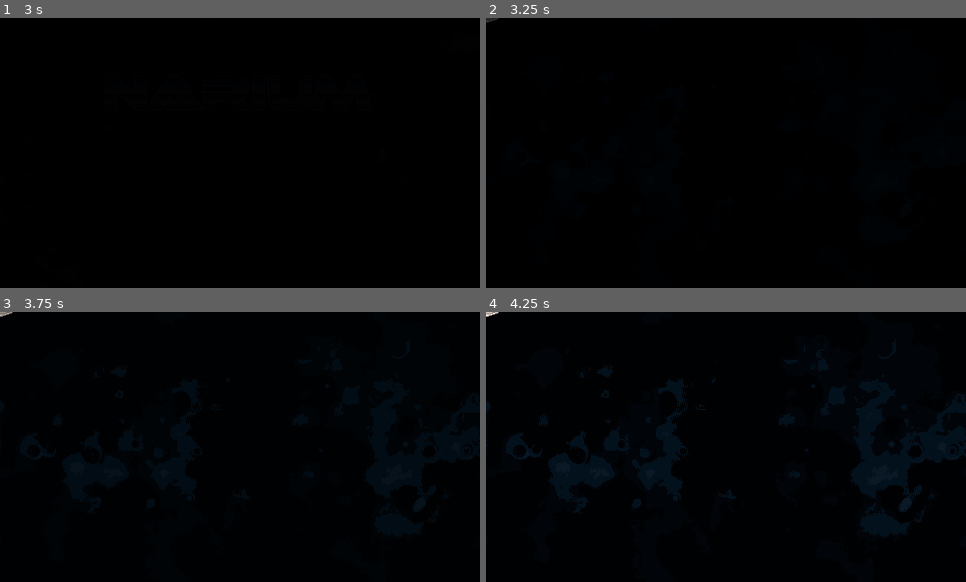
Above: before the commit, frames 1-4 (two rows, left to right).
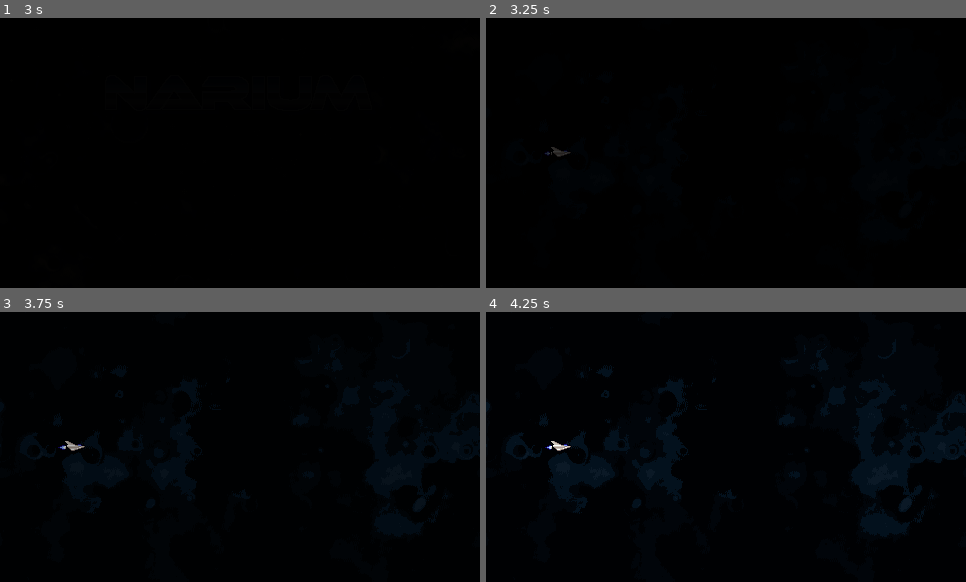
Above: after the commit, the same moments.

Repository: aroldanju/narium
Game: Godot game, scene res://scenes/MainMenu.tscn
The game is run twice, just before and just after one commit, with the same random seed, the same clock (stepped at 60 frames per second) and the same inputs.
Inputs:
- Up to frame 1 (3 s): tap Enter at 1.25 s; tap Space at 2 s
- Up to frame 2 (3.25 s): no input
- Up to frame 3 (3.75 s): no input
- Up to frame 4 (4.25 s): no input

Frame 1 is identical in both runs. In frame 2, 0.1% of the frame differs, in the area x 0-18%, y 0-52%; in frame 3, 0.1%; in frame 4, 0.1%.

Commit message:
Bullet scheme. Shooting

Diff:
--- a/scenes/Bullet.tscn
+++ /dev/null
@@ -1,45 +0,0 @@
-[gd_scene load_steps=4 format=2]
-
-[ext_resource path="res://assets/images/bullet_fire.png" type="Texture" id=1]
-
-[sub_resource type="GDScript" id=2]
-script/source = "extends KinematicBody2D
-
-export(float) var speed = 300.0
-
-var _bulletOwner = null
-var _velocity = Vector2(1.0, 0)
-
-func _ready():
-	pass
-
-func _process(delta):
-	self._velocity = move_and_slide(self._velocity.normalized() * self.speed)
-
-func create(entity):
-	self._bulletOwner = entity
-	self.position = entity.position
-
-func _on_VisibilityNotifier2D_screen_exited():
-	queue_free()
-"
-
-[sub_resource type="CapsuleShape2D" id=1]
-radius = 2.0
-height = 4.0
-
-[node name="Bullet" type="KinematicBody2D"]
-script = SubResource( 2 )
-
-[node name="CollisionShape2D" type="CollisionShape2D" parent="."]
-rotation = 1.5708
-shape = SubResource( 1 )
-
-[node name="Sprite" type="Sprite" parent="."]
-texture = ExtResource( 1 )
-
-[node name="VisibilityNotifier2D" type="VisibilityNotifier2D" parent="."]
-scale = Vector2( 24, 13.6 )
-rect = Rect2( 0, 0, 20, 20 )
-
-[connection signal="screen_exited" from="VisibilityNotifier2D" to="." method="_on_VisibilityNotifier2D_screen_exited"]
--- a/scenes/Game.tscn
+++ b/scenes/Game.tscn
@@ -10,14 +10,12 @@
 
 onready var transition := $CanvasLayer/Control/Transition
 onready var player := $Player
-onready var playerAnimation := $Player/Sprite/AnimationPlayer
 onready var labelLevel := $CanvasLayer/Control/LabelLevel
 onready var labelLevelAnimation := $CanvasLayer/Control/LabelLevel/AnimationPlayer
-onready var visibilityNotifier := $VisibilityNotifier2D
 
 func _ready():
+	self.player.position = Vector2(72, 134)
 	self.transition.fade_in()
-	self.playerAnimation.play(\"default\")
 
 func _on_Transition_on_fade_out_finish():
 	pass
@@ -62,6 +60,7 @@
 texture = ExtResource( 2 )
 
 [node name="Player" parent="." instance=ExtResource( 3 )]
+position = Vector2( 96, 135 )
 
 [node name="CanvasLayer" type="CanvasLayer" parent="."]
 
--- a/scenes/Player.tscn
+++ b/scenes/Player.tscn
@@ -5,14 +5,17 @@
 [sub_resource type="GDScript" id=4]
 script/source = "extends KinematicBody2D
 
-var Bullet = preload(\"res://scenes/Bullet.tscn\")
+var RielgunBullet = preload(\"res://scenes/bullets/Bullet.tscn\")
 
-export(float) var speed = 300.0
+onready var animation := $Sprite/AnimationPlayer
+
+export(float) var speed = 200.0
 
 var _velocity = Vector2()
+var _lastShot = 0
 
 func _ready():
-	pass # Replace with function body.
+	self.animation.play(\"default\")
 
 func _read_input():
 	self._velocity = Vector2()
@@ -25,16 +28,19 @@
 		self._velocity.y += -1
 	if Input.is_action_pressed(\"down\"):
 		self._velocity.y += 1
-	if Input.is_action_just_pressed(\"fire\"):
-		var bullet = Bullet.instance()
-		bullet.create(self)
-		get_parent().add_child(bullet)
+	if Input.is_action_pressed(\"fire\"):
+		var bullet = RielgunBullet.instance()
+		if bullet.can_fire(self._lastShot):
+			bullet.create(self)
+			get_parent().add_child(bullet)
+			self._lastShot = OS.get_ticks_msec()
 
 	self._velocity = self._velocity.normalized() * self.speed
 
 func _physics_process(delta):
 	_read_input()
-	self._velocity = move_and_slide(self._velocity)
+	if self._velocity.x != 0 or self._velocity.y != 0:
+		self._velocity = move_and_slide(self._velocity)
 "
 
 [sub_resource type="Animation" id=3]
--- /dev/null
+++ b/scenes/bullets/Bullet.tscn
@@ -0,0 +1,45 @@
+[gd_scene load_steps=3 format=2]
+
+[ext_resource path="res://scenes/bullets/RielgunBullet.tscn" type="PackedScene" id=1]
+
+[sub_resource type="GDScript" id=2]
+script/source = "extends Node2D
+
+enum BulletType {
+	BULLET_RIELGUN
+}
+
+export(BulletType) var type = BulletType.BULLET_RIELGUN
+
+var bulletOwner = null
+var velocity = Vector2(1.0, 0)
+
+func _ready():
+	pass
+
+func create(entity):
+	self.bulletOwner = entity
+	self.position = Vector2(entity.position.x + 10, entity.position.y + 2)
+
+func get_sprite():
+	_get_bullet_node().get_node(\"Sprite\")
+
+func get_collision():
+	_get_bullet_node().get_node(\"CollisionShape2D\")
+
+func _get_bullet_node():
+	match self.type:
+		BulletType.BULLET_RIELGUN:
+			return get_node_or_null(\"RielgunBullet\")
+
+func can_fire(lastShoot):
+	return OS.get_ticks_msec() - lastShoot >= _get_bullet_node().rateOfFire
+
+"
+
+[node name="Bullet" type="Node2D"]
+script = SubResource( 2 )
+
+[node name="RielgunBullet" parent="." instance=ExtResource( 1 )]
+velocity = Vector2( 1, 0 )
+rateOfFire = 250.0
--- /dev/null
+++ b/scenes/bullets/BulletStats.gd
@@ -0,0 +1,23 @@
+extends Area2D
+
+export(float) var speed = 300.0
+export(Vector2) var velocity = Vector2(0, 0)
+export(float) var rateOfFire = 50.0
+
+func _ready():
+	pass
+
+func _process(delta):
+	self.position += self.velocity.normalized() * self.speed * delta
+
+	if self.position.x >= get_viewport().size.x:
+		_free_bullet()
+	elif self.position.x < 0:
+		_free_bullet()
+	elif self.position.y < 0:
+		_free_bullet()
+	elif self.position.y >= get_viewport().size.y:
+		_free_bullet()
+
+func _free_bullet():
+	get_parent().queue_free()
--- /dev/null
+++ b/scenes/bullets/RielgunBullet.tscn
@@ -0,0 +1,18 @@
+[gd_scene load_steps=4 format=2]
+
+[ext_resource path="res://Assets/Images/bullet_fire.png" type="Texture" id=1]
+[ext_resource path="res://scenes/bullets/BulletStats.gd" type="Script" id=2]
+
+[sub_resource type="CapsuleShape2D" id=1]
+radius = 2.0
+height = 4.0
+
+[node name="RielgunBullet" type="Area2D"]
+script = ExtResource( 2 )
+
+[node name="Sprite" type="Sprite" parent="."]
+texture = ExtResource( 1 )
+
+[node name="CollisionShape2D" type="CollisionShape2D" parent="."]
+rotation = 1.5708
+shape = SubResource( 1 )
Not shown, changed: assets/images/background_level_01.png.import
Not shown, changed: assets/images/background_menu.png.import
Not shown, changed: assets/images/bullet_fire.png.import
Not shown, changed: assets/images/player.png.import
Not shown, changed: assets/images/title.png.import
Not shown, changed: assets/sounds/menu_select.mp3.import
